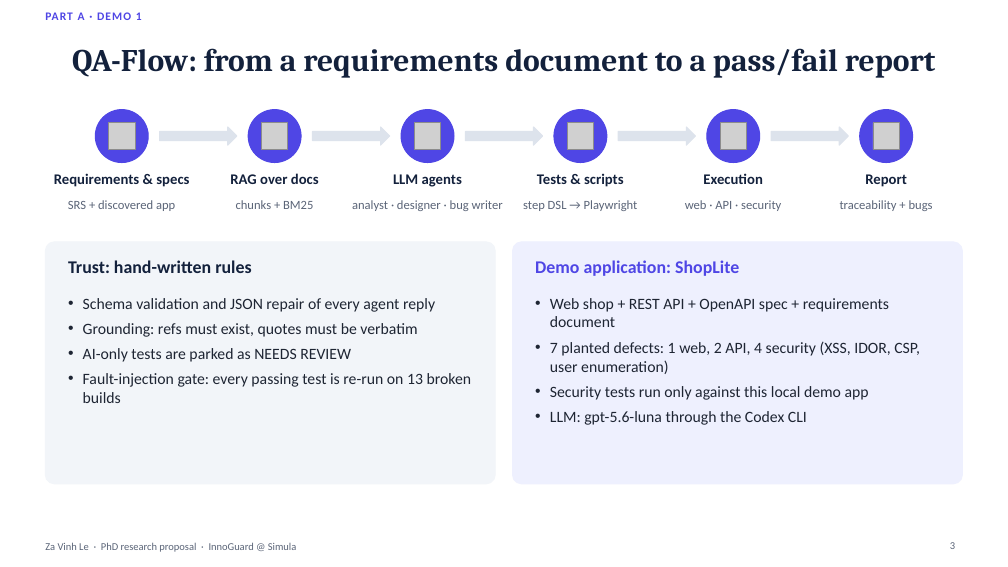
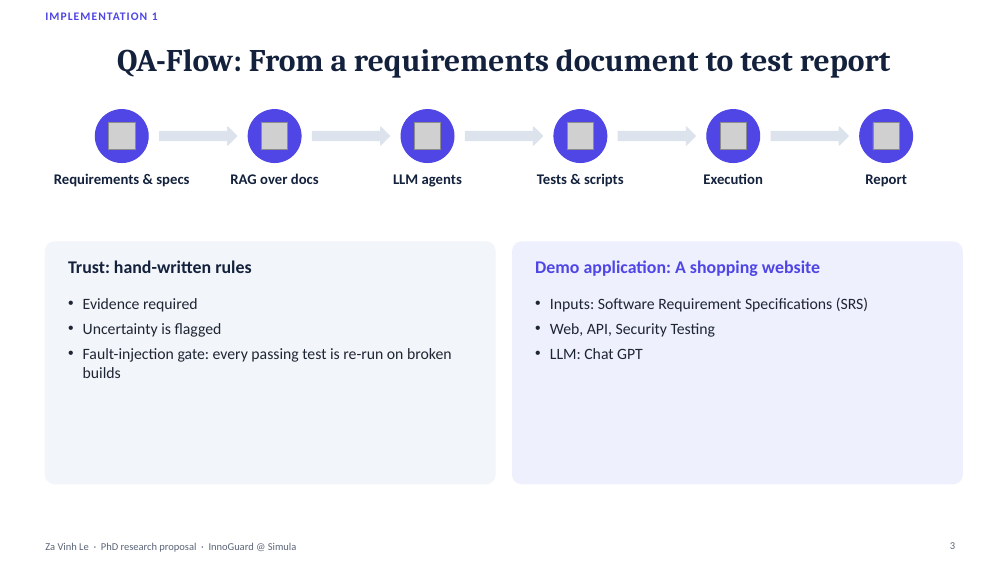
Before and after one commit to zavinhle/uq-testgen, a slide deck: slide 3 of deck/v2.pptx. Drawn at 1008x567 pixels with LibreOffice and Linux fonts; fonts in the diff are those of the drawing; grey boxes stand for pictures. Boxes give left, top, right and bottom in pixels: in the first picture for what was removed or moved away, otherwise in the second. Text is boxed around its words. In the diff, an @@ line names an element or a change of style, - is before the commit and + after.

```diff
--- a/deck/v2.pptx
+++ b/deck/v2.pptx
@@ text at box(45, 12, 158, 20): text changed @@
-PART A · DEMO 1
+IMPLEMENTATION 1
@@ title at box(117, 49, 890, 78): text changed @@
-QA-Flow: from a requirements document to a pass/fail report
+QA-Flow: From a requirements document to test report
@@ text removed at box(68, 200, 175, 211) @@
-SRS + discovered app
@@ text removed at box(236, 200, 313, 209) @@
-chunks + BM25
@@ text removed at box(352, 200, 503, 211) @@
-analyst · designer · bug writer
@@ text removed at box(523, 200, 638, 211) @@
-step DSL → Playwright
@@ text removed at box(685, 200, 781, 211) @@
-web · API · security
@@ text removed at box(840, 200, 933, 211) @@
-traceability + bugs
@@ text at box(535, 260, 820, 276): text changed @@
-Demo application: ShopLite
+Demo application: A shopping website
@@ text at box(83, 298, 452, 378): text changed @@
-• Schema validation and JSON repair of every agent reply
-• Grounding: refs must exist, quotes must be verbatim
-• AI-only tests are parked as NEEDS REVIEW
-• Fault-injection gate: every passing test is re-run on 13 broken builds
+• Evidence required
+• Uncertainty is flagged
+• Fault-injection gate: every passing test is re-run on broken builds
@@ text at box(550, 297, 868, 359): text changed @@
-• Web shop + REST API + OpenAPI spec + requirements document
-• 7 planted defects: 1 web, 2 API, 4 security (XSS, IDOR, CSP, user enumeration)
-• Security tests run only against this local demo app
-• LLM: gpt-5.6-luna through the Codex CLI
+• Inputs: Software Requirement Specifications (SRS)
+• Web, API, Security Testing
+• LLM: Chat GPT
```
Also in this commit, not shown: 12 other slides changed, 32 other files.
